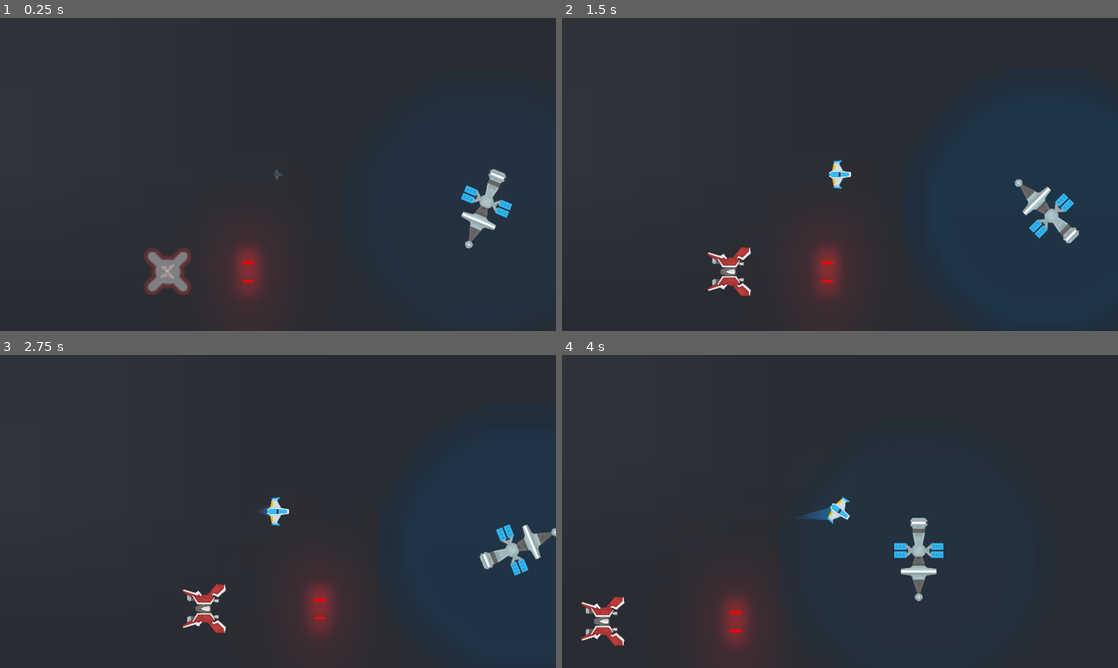
Above: before the commit, frames 1-4 (two rows, left to right).
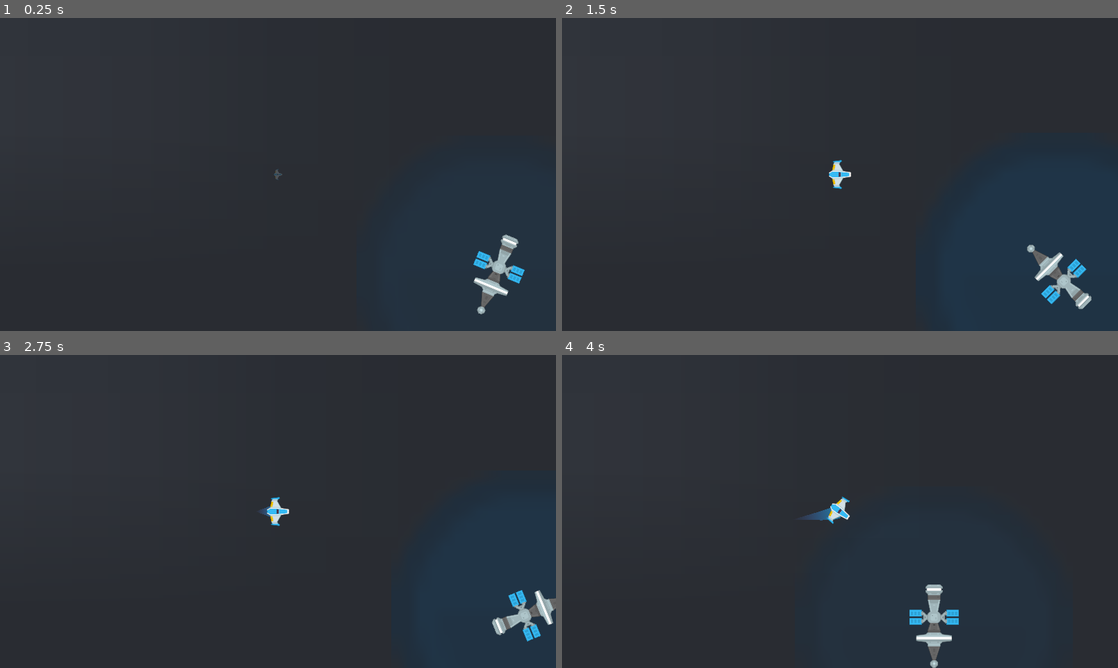
Above: after the commit, the same moments.

Repository: MRuiz1003/Meteoritos_Juego
Game: Godot game, scene res://Juego/Niveles/NivelTest.tscn
Same seed, same stepped clock (60 frames per second), same inputs: the game is played once before the commit and once after it.
Inputs (mouse positions are in pixels of both pictures, inside the frame that each line leads up to):
- Up to frame 1 (0.25 s): no input
- Up to frame 2 (1.5 s): move the mouse to (962, 158) at 0.52 s; hold W (mover_adelante) 0.53-1.28 s; hold Z (disparo_principal) 0.53-1.28 s; move the mouse to (728, 190) at 1.27 s; hold S (mover_atras) from 1.28 s (still down); tap X (disparo_secundario) at 1.35 s
- Up to frame 3 (2.75 s): move the mouse to (333, 442) at 2.02 s; release S (mover_atras) at 2.03 s; hold W (mover_adelante) from 2.03 s (still down); tap E (recarga_laser) at 2.1 s
- Up to frame 4 (4 s): move the mouse to (812, 574) at 2.77 s; tap A (rotar_antihorario) at 2.85 s; move the mouse to (1006, 558) at 3.52 s; release W (mover_adelante) at 3.53 s; hold S (mover_atras) from 3.53 s (still down); hold D (rotar_horario) from 3.53 s (still down)

The runs differ from the first frame. In frame 1, 4.0% of the frame differs, in the area x 25-95%, y 48-95%; in frame 2, 3.6%; in frame 3, 3.5%; in frame 4, 3.6%.

Commit message:
Enemigo Interceptor (IA)
Se agregó inteligencia artificial al enemigo Interceptor

Diff:
--- /dev/null
+++ b/Juego/Autoloads/DatosJuego.gd
@@ -0,0 +1,9 @@
+extends Node
+
+var player_actual: Player = null setget set_player_actual, get_player_actual
+
+func set_player_actual(player: Player) -> void:
+	player_actual = player
+
+func get_player_actual() -> Player:
+	return player_actual
--- a/Juego/EstacionRecarga/EstacionRecarga.tscn
+++ b/Juego/EstacionRecarga/EstacionRecarga.tscn
@@ -72,7 +72,6 @@
 
 [node name="EstacionRecarga" type="Node2D"]
 script = ExtResource( 3 )
-energia = 1.0
 
 [node name="AreaRecarga" type="Area2D" parent="."]
 space_override = 1
--- a/Juego/Naves/Enemigos/EnemigoBase.gd
+++ b/Juego/Naves/Enemigos/EnemigoBase.gd
@@ -1,9 +1,24 @@
 class_name EnemigoBase
 extends NaveBase
 
+var player_objetivo: Player = null
+var dir_player: Vector2
+
 func _ready() -> void:
-	canion.set_esta_disparando(true)
-	$AnimationPlayer.play("spawn")
+	player_objetivo = DatosJuego.get_player_actual()
+	Eventos.connect("nave_destruida", self, "_on_nave_destruida")
+
+func _physics_process(delta: float) -> void:
+	rotar_hacia_player()
+
+func _on_nave_destruida(nave: NaveBase, _posicion, _explosiones) -> void:
+	if nave is Player:
+		player_objetivo = null
+
+func rotar_hacia_player() -> void:
+	if player_objetivo:
+		dir_player = player_objetivo.global_position - global_position
+		rotation = dir_player.angle()
 
 func _on_body_entered(body: Node) -> void:
 	._on_body_entered(body)
--- a/Juego/Naves/Enemigos/EnemigoInterceptor.gd
+++ b/Juego/Naves/Enemigos/EnemigoInterceptor.gd
@@ -1,2 +1,46 @@
 class_name EnemigoInterceptor
 extends EnemigoBase
+
+enum ESTADO_IA {IDLE, ATACANDOQ, ATACANDOP, PERSECUCION}
+
+export var potencia_maxima: float = 800.0
+
+var estado_ia_actual: int = ESTADO_IA.IDLE
+var potencia_actual: float = 0.0
+
+func _integrate_forces(state: Physics2DDirectBodyState) -> void:
+	linear_velocity += dir_player.normalized() * potencia_actual * state.get_step()
+
+	linear_velocity.x = clamp(linear_velocity.x, -potencia_maxima, potencia_maxima)
+	linear_velocity.y = clamp(linear_velocity.y, -potencia_maxima, potencia_maxima)
+
+func controlador_estados_ia(nuevo_estado: int) -> void:
+	match nuevo_estado:
+		ESTADO_IA.IDLE:
+			canion.set_esta_disparando(false)
+			potencia_actual = 0.0
+		ESTADO_IA.ATACANDOQ:
+			canion.set_esta_disparando(true)
+			potencia_actual = 0.0
+		ESTADO_IA.ATACANDOP:
+			canion.set_esta_disparando(true)
+			potencia_actual = potencia_maxima
+		ESTADO_IA.PERSECUCION:
+			canion.set_esta_disparando(false)
+			potencia_actual = potencia_maxima
+		_:
+			printerr("Error de Estado")
+
+	estado_ia_actual = nuevo_estado
+
+func _on_AreaDisparo_body_entered(body: Node) -> void:
+	controlador_estados_ia(ESTADO_IA.ATACANDOP)
+
+func _on_AreaDisparo_body_exited(body: Node) -> void:
+	controlador_estados_ia(ESTADO_IA.PERSECUCION)
+
+func _on_AreaDeteccion_body_entered(body: Node) -> void:
+	controlador_estados_ia(ESTADO_IA.ATACANDOQ)
+
+func _on_AreaDeteccion_body_exited(body: Node) -> void:
+	controlador_estados_ia(ESTADO_IA.ATACANDOP)
--- a/Juego/Naves/Enemigos/EnemigoInterceptor.tscn
+++ b/Juego/Naves/Enemigos/EnemigoInterceptor.tscn
@@ -6,11 +6,10 @@
 [ext_resource path="res://Juego/Naves/Enemigos/EnemigoInterceptor.gd" type="Script" id=4]
 [ext_resource path="res://Juego/Proyectiles/ProyectilEnemigo.tscn" type="PackedScene" id=5]
 
-[sub_resource type="RectangleShape2D" id=3]
+[sub_resource type="RectangleShape2D" id=1]
 extents = Vector2( 67.6935, 82.1429 )
 
-[sub_resource type="Animation" id=1]
-resource_name = "default"
+[sub_resource type="Animation" id=2]
 tracks/0/type = "value"
 tracks/0/path = NodePath("Sprite:visible")
 tracks/0/interp = 1
@@ -60,8 +59,7 @@
 "values": [ Color( 1, 1, 1, 1 ) ]
 }
 
-[sub_resource type="Animation" id=2]
-resource_name = "spawn"
+[sub_resource type="Animation" id=3]
 length = 0.6
 tracks/0/type = "value"
 tracks/0/path = NodePath("Sprite:visible")
@@ -136,9 +134,15 @@
 "values": [ Color( 1, 1, 1, 0.0784314 ), Color( 1, 1, 1, 0.784314 ), Color( 1, 1, 1, 0 ), Color( 1, 1, 1, 0.784314 ), Color( 1, 1, 1, 0 ) ]
 }
 
+[sub_resource type="CircleShape2D" id=4]
+radius = 810.396
+
+[sub_resource type="CircleShape2D" id=5]
+radius = 474.275
+
 [node name="EnemigoInterceptor" instance=ExtResource( 1 )]
 collision_layer = 2147483650
-collision_mask = 13
+collision_mask = 2147483663
 contacts_reported = 2
 contact_monitor = true
 script = ExtResource( 4 )
@@ -165,8 +169,8 @@
 
 [node name="AnimationPlayer" type="AnimationPlayer" parent="." index="4"]
 autoplay = "spawn"
-anims/default = SubResource( 1 )
-anims/spawn = SubResource( 2 )
+anims/default = SubResource( 2 )
+anims/spawn = SubResource( 3 )
 
 [node name="SpriteSpawn" type="Sprite" parent="." index="5"]
 visible = false
@@ -177,8 +181,18 @@
 [node name="AreaDisparo" type="Area2D" parent="." index="6"]
 collision_layer = 0
 
+[node name="CollisionShape2D" type="CollisionShape2D" parent="AreaDisparo" index="0"]
+shape = SubResource( 4 )
+
 [node name="AreaDeteccion" type="Area2D" parent="." index="7"]
 collision_layer = 0
+
+[node name="CollisionShape2D" type="CollisionShape2D" parent="AreaDeteccion" index="0"]
+shape = SubResource( 5 )
 [connection signal="animation_finished" from="AnimationPlayer" to="." method="_on_AnimationPlayer_animation_finished"]
+[connection signal="body_entered" from="AreaDisparo" to="." method="_on_AreaDisparo_body_entered"]
+[connection signal="body_exited" from="AreaDisparo" to="." method="_on_AreaDisparo_body_exited"]
+[connection signal="body_entered" from="AreaDeteccion" to="." method="_on_AreaDeteccion_body_entered"]
+[connection signal="body_exited" from="AreaDeteccion" to="." method="_on_AreaDeteccion_body_exited"]
 
 [editable path="Canion"]
--- a/Juego/Naves/NaveBase.gd
+++ b/Juego/Naves/NaveBase.gd
@@ -6,6 +6,7 @@
 
 # Variables
 export var hitpoints: float = 20.0
+export var explosiones: int = 1
 
 var estado_actual: int = ESTADO.SPAWN
 
@@ -33,7 +34,7 @@
 		ESTADO.MUERTO:
 			colisionador.set_deferred("disabled", true)
 			canion.set_puede_disparar(false)
-			Eventos.emit_signal("nave_destruida",self, global_position, 3)
+			Eventos.emit_signal("nave_destruida",self, global_position, explosiones)
 			queue_free()
 		_:
 			printerr("Error de estado")
--- a/Juego/Naves/Player/Player.gd
+++ b/Juego/Naves/Player/Player.gd
@@ -14,12 +14,16 @@
 onready var motor_sfx: Motor = $MotorSFX
 onready var escudo: Escudo = $Escudo setget ,get_escudo
 
-## Metodos
+## Setters y Getters
 func get_laser() -> RayoLaser:
 	return laser
 
 func get_escudo() -> Escudo:
 	return escudo
+
+## Metodos
+func _ready() -> void:
+	DatosJuego.set_player_actual(self)
 
 func _unhandled_input(event: InputEvent) -> void:
 	if not esta_input_activo():
--- a/Juego/Naves/Player/Player.tscn
+++ b/Juego/Naves/Player/Player.tscn
@@ -23,6 +23,7 @@
 linear_damp = 1.5
 angular_damp = 4.5
 script = ExtResource( 3 )
+explosiones = 3
 
 [node name="Sprite" parent="." index="0"]
 rotation = 1.5708
@@ -50,6 +51,7 @@
 
 [node name="LaserBeam2D" parent="." index="9" instance=ExtResource( 5 )]
 position = Vector2( 40, 0 )
+radio_danio = 15.0
 [connection signal="animation_finished" from="AnimationPlayer" to="." method="_on_AnimationPlayer_animation_finished"]
 
 [editable path="Canion"]
--- a/Juego/Niveles/Nivel.gd
+++ b/Juego/Niveles/Nivel.gd
@@ -6,19 +6,23 @@
 export var explosion_meteorito: PackedScene = null
 export var sector_meteoritos: PackedScene = null
 export var tiempo_transicion_camara: float = 10.0
+export var enemigo_interceptor: PackedScene = null
 
 onready var contenedor_proyectiles: Node
 onready var contenedor_meteoritos: Node
 onready var contenedor_sector_meteoritos: Node
 onready var camara_nivel: Camera2D = $CamaraNivel
 onready var camara_player: Camera2D = $Player/CamaraPlayer
+onready var contenedor_enemigos: Node
 
 var meteoritos_totales: int = 0
+var player: Player = null
 
 ## Metodos
 func _ready() -> void:
 	conectar_seniales()
 	crear_contenedores()
+	player = DatosJuego.get_player_actual()
 
 ## Metodos Custom
 func conectar_seniales() -> void:
@@ -49,6 +53,11 @@
 	contenedor_sector_meteoritos.name = "ContenedorSectorMeteoritos"
 	add_child(contenedor_sector_meteoritos)
 
+	## Enemigos
+	contenedor_enemigos = Node.new()
+	contenedor_enemigos.name = "ContenedorEnemigos"
+	add_child(contenedor_enemigos)
+
 func crear_sector_meteoritos(centro_camara: Vector2, numero_peligros: int) -> void:
 	meteoritos_totales = numero_peligros
 	var new_sector_meteoritos: SectorMeteoritos = sector_meteoritos.instance()
@@ -63,6 +72,13 @@
 		camara_nivel,
 		tiempo_transicion_camara
 	)
+
+func crear_sector_enemigos(num_enemigos: int) -> void:
+	for _i in range(num_enemigos):
+		var new_interceptor: EnemigoInterceptor = enemigo_interceptor.instance()
+		var spawn_pos: Vector2 = crear_posicion_aleatoria(1000.0, 800.0)
+		new_interceptor.global_position = player.global_position + spawn_pos
+		contenedor_enemigos.add_child(new_interceptor)
 
 func controlar_meteoritos_restantes() -> void:
 	meteoritos_totales -= 1
@@ -137,7 +153,7 @@
 	if tipo_peligro == "Meteorito":
 		crear_sector_meteoritos(centro_cam, num_peligros)
 	elif tipo_peligro == "Enemigo":
-		pass
+		crear_sector_enemigos(num_peligros)
 
 func _on_TweenCamara_tween_completed(object: Object, _key: NodePath) -> void:
 	if object.name == "CamaraPlayer":
--- a/Juego/Niveles/NivelTest.tscn
+++ b/Juego/Niveles/NivelTest.tscn
@@ -20,6 +20,7 @@
 explosion_meteorito = ExtResource( 10 )
 sector_meteoritos = ExtResource( 11 )
 tiempo_transicion_camara = 1.0
+enemigo_interceptor = ExtResource( 6 )
 
 [node name="TriggersLluviaMeteoritos" type="Node" parent="."]
 
@@ -31,6 +32,13 @@
 [node name="ContenedorEstaciones" type="Node" parent="."]
 
 [node name="EstacionRecarga" parent="ContenedorEstaciones" instance=ExtResource( 8 )]
+
+[node name="TriggersInterceptores" type="Node" parent="."]
+
+[node name="SectorDePeligro" parent="TriggersInterceptores" instance=ExtResource( 5 )]
+position = Vector2( -767.133, -949.927 )
+tipo_peligro = "Enemigo"
+numero_peligros = 2
 
 [node name="WorldEnvironment" type="WorldEnvironment" parent="."]
 environment = ExtResource( 3 )
@@ -96,8 +104,5 @@
 scale = Vector2( 500, 500 )
 
 [node name="Player" parent="." instance=ExtResource( 1 )]
-position = Vector2( -708.923, -121.282 )
-
-[node name="EnemigoInterceptor" parent="." instance=ExtResource( 6 )]
-position = Vector2( -1091.69, 214.057 )
+position = Vector2( -751.673, -347.85 )
 [connection signal="tween_completed" from="TweenCamara" to="." method="_on_TweenCamara_tween_completed"]
--- a/Juego/Proyectiles/Canion.tscn
+++ b/Juego/Proyectiles/Canion.tscn
@@ -9,7 +9,6 @@
 proyectil = ExtResource( 3 )
 cadencia_disparo = 0.25
 velocidad_proyectil = 1600
-danio_proyectil = 100
 
 [node name="PuntoIzquierdo" type="Position2D" parent="."]
 
--- a/project.godot
+++ b/project.godot
@@ -129,6 +129,7 @@
 [autoload]
 
 Eventos="*res://Juego/Autoloads/Eventos.gd"
+DatosJuego="*res://Juego/Autoloads/DatosJuego.gd"
 
 [debug]
 
Not shown: 2 places in Juego/Naves/Enemigos/EnemigoInterceptor.tscn that only renumber resources
